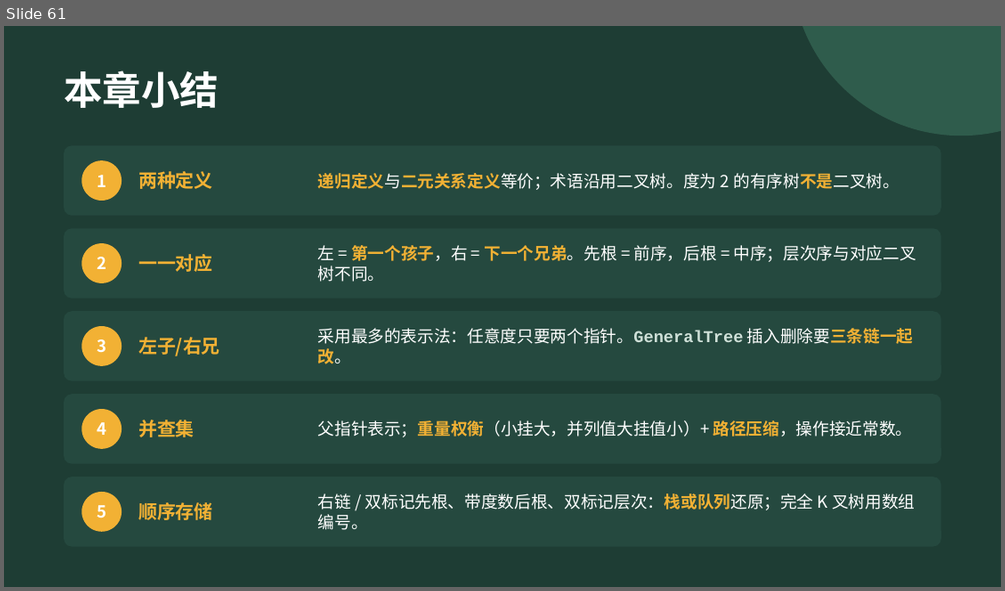
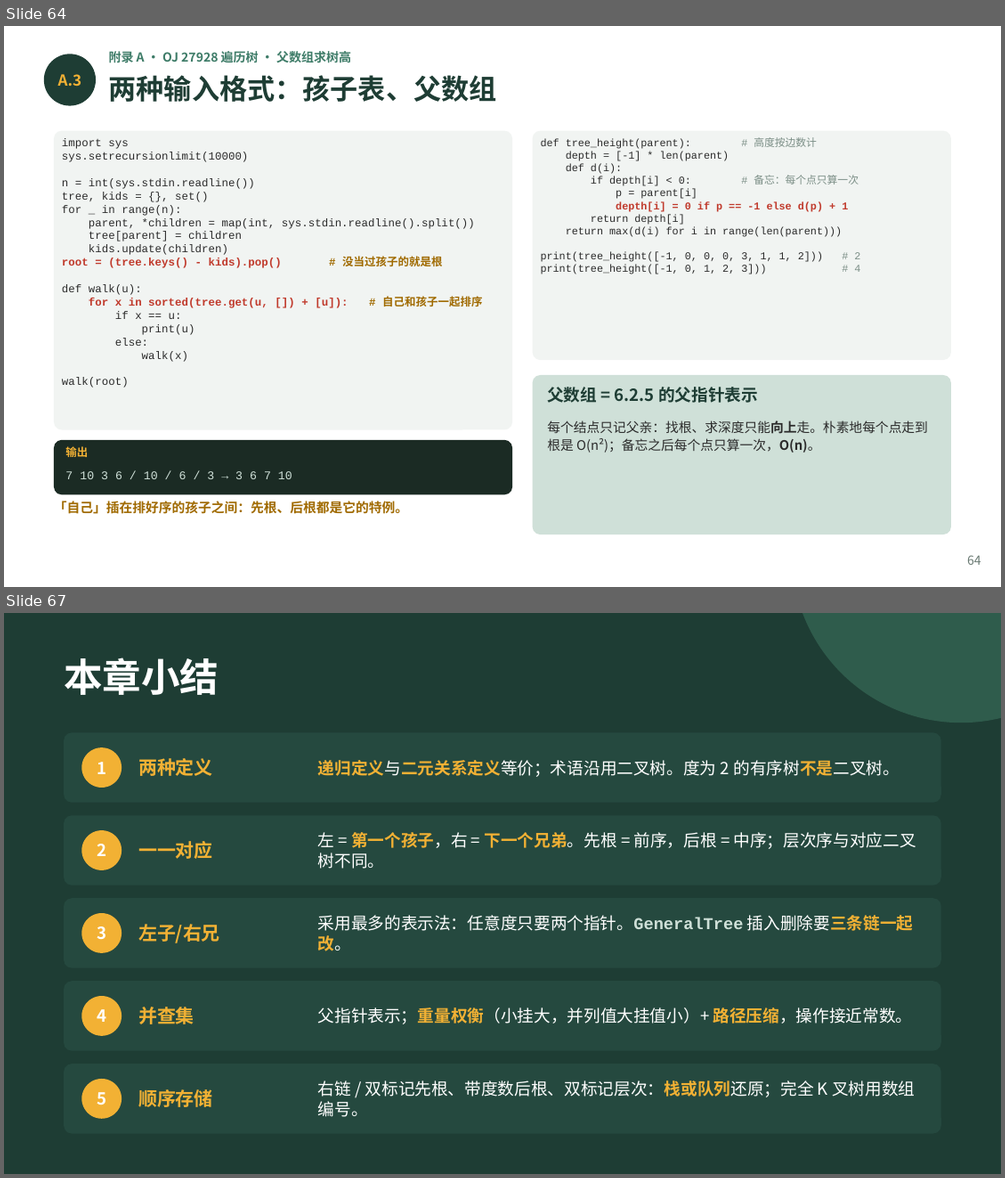
Before and after one commit to GMyhf/2026fall-cs201, a slide deck: courseware/202609_DSA_06_Tree.pptx. Shown one above the other, each under a label of ours: slide 61 before the commit, slides 64 and 67 after it; the slides between them are not shown. The pictures are 1005x591 and 1005x1178 pixels, drawn with LibreOffice and Linux fonts; fonts in the diff are those of the drawing. Boxes give left, top, right and bottom in pixels: in the first picture for what was removed or moved away, otherwise in the second. Text is boxed around its words. In the diff, an @@ line names an element or a change of style, - is before the commit and + after.

```diff
--- a/courseware/202609_DSA_06_Tree.pptx
+++ b/courseware/202609_DSA_06_Tree.pptx
@@ slide 64 added at (4, 26, 1001, 587), background #FFFFFF @@
@@ text added at (109, 50, 351, 66), 9 pt, text #3E7C68, bold @@
+附录 A · OJ 27928 遍历树 · 父数组求树高
@@ ellipse added at (44, 54, 96, 106), fill #1E3D34 @@
@@ text added at (58, 74, 82, 86), 11 pt, text #F2B134, bold @@
+A.3
@@ text added at (109, 75, 497, 102), 20 pt, text #1E3D34, bold @@
+两种输入格式：孩子表、父数组
@@ rounded rectangle added at (54, 131, 512, 430), fill #F1F4F2 @@
@@ rounded rectangle added at (533, 131, 951, 360), fill #F1F4F2 @@
@@ text added at (62, 138, 482, 387), 8 pt, text #2B2B2B @@
+import sys
+sys.setrecursionlimit(10000)
+n = int(sys.stdin.readline())
+tree, kids = {}, set()
+for _ in range(n):
+parent, *children = map(int, sys.stdin.readline().split())
+tree[parent] = children
+kids.update(children)
+root = (tree.keys() - kids).pop() # 没当过孩子的就是根
+def walk(u):
+for x in sorted(tree.get(u, []) + [u]): # 自己和孩子一起排序
+if x == u:
+print(u)
+else:
+walk(x)
+walk(root)
@@ text added at (541, 137, 860, 274), 7.6 pt, text #2B2B2B @@
+def tree_height(parent): # 高度按边数计
+depth = [-1] * len(parent)
+def d(i):
+if depth[i] < 0: # 备忘：每个点只算一次
+p = parent[i]
+depth[i] = 0 if p == -1 else d(p) + 1
+return depth[i]
+return max(d(i) for i in range(len(parent)))
+print(tree_height([-1, 0, 0, 0, 3, 1, 1, 2])) # 2
+print(tree_height([-1, 0, 1, 2, 3])) # 4
@@ rounded rectangle added at (533, 375, 951, 534), fill #CFE0D8 @@
@@ text added at (547, 386, 758, 402), 12 pt, text #1E3D34, bold @@
+父数组 = 6.2.5 的父指针表示
@@ text added at (547, 420, 928, 452), 9.5 pt, text #2B2B2B @@
+每个结点只记父亲：找根、求深度只能向上走。朴素地每个点走到根是 O(n²)；备忘之后每个点只算一次，O(n)。
@@ rounded rectangle added at (54, 440, 512, 494), fill #1B2B24 @@
@@ text added at (65, 446, 88, 457), 8 pt, text #F2B134, bold @@
+输出
@@ text added at (65, 471, 292, 479), 8.5 pt, text #CFE0D8 @@
+7 10 3 6 / 10 / 6 / 3 → 3 6 7 10
@@ text added at (54, 500, 408, 514), 9.5 pt, text #A06A00, bold @@
+「自己」插在排好序的孩子之间：先根、后根都是它的特例。
@@ text added at (967, 555, 981, 564), 9 pt, text #6B7B74 @@
+64
@@ what was slide 61 is now slide 67 @@
```
Also in this commit, not shown: 2 slides changed, 5 other slides added, 2 other files.
